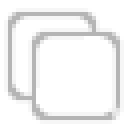
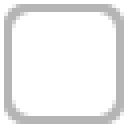
The second 128 × 128 image is a revision of the first. Changes to its layers:
added layer ">_" above "search.png" over left=28, top=28, right=88, bottom=68
hid "search.png" over left=64, top=60, right=124, bottom=116
hid "Pasted Layer" over left=4, top=8, right=124, bottom=124
showed "Background" over left=4, top=4, right=124, bottom=124
